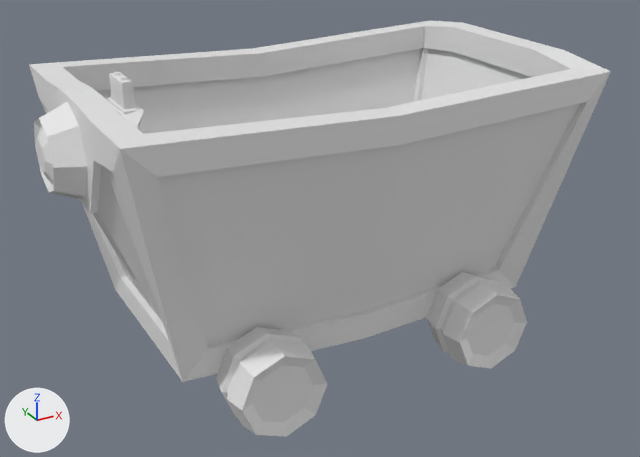
The glTF model Test/Resources/Trolley/Trolley/Trolley.gltf as it was, and as the next commit left it.
Camera for both pictures: a 50 mm camera at (-4.3, -8.61, 5.84) aimed at (0.32, -0.21, 1.64). The axes (+X, +Y, +Z) are drawn at lower left. The lights are the same throughout. The picture after the commit comes second. Where no turn or scale is listed for an object, it has been applied to the vertices.

In view in the first picture: 'Trolley', '円柱', '円柱.001', '立方体.001'.
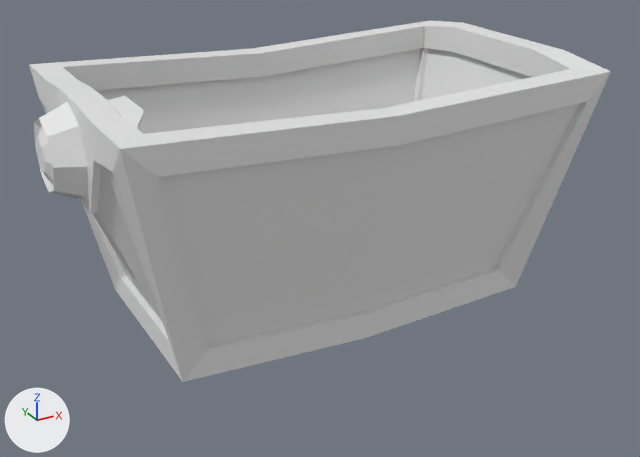
The newer file is also turned or shifted as a whole; pictures and numbers use the older file's frame.

Pixel boxes (x1, y1, x2, y2) of what changed, in the pictures (640 x 457 px):
'円柱', deleted
    before: (216, 327, 327, 437)
'円柱.001', deleted
    before: (426, 272, 527, 369)
'立方体.001', deleted
    before: (107, 72, 140, 114)

What the commit changed:
Object '円柱' (ob_円柱) is deleted.
Object '円柱.001' (ob_円柱_001) is deleted.
Object '立方体.001' (ob_立方体_001) is deleted.
